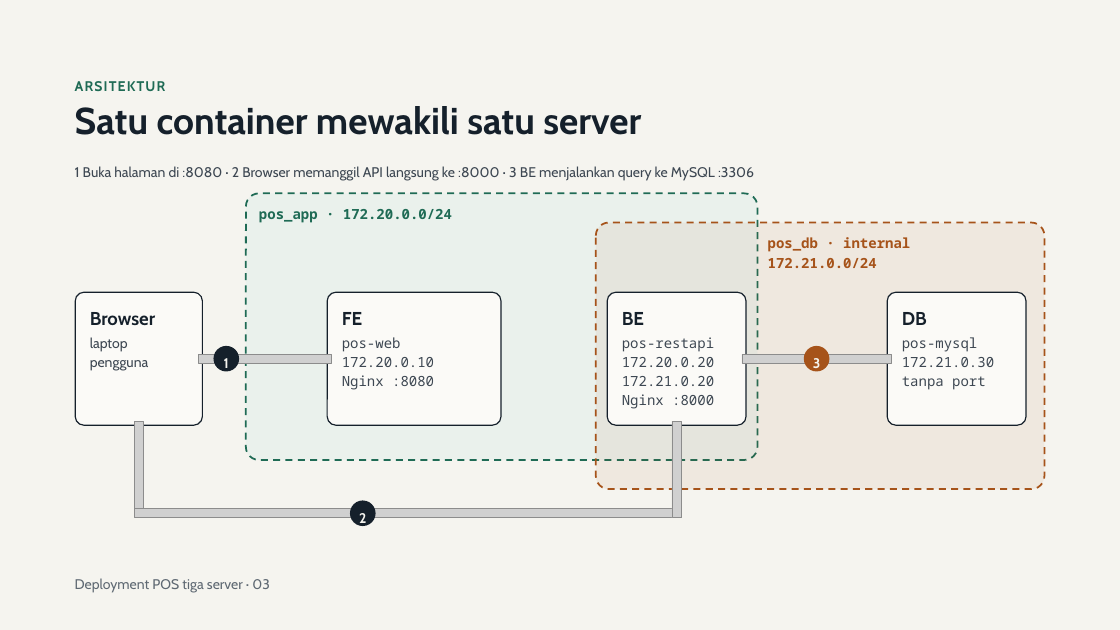
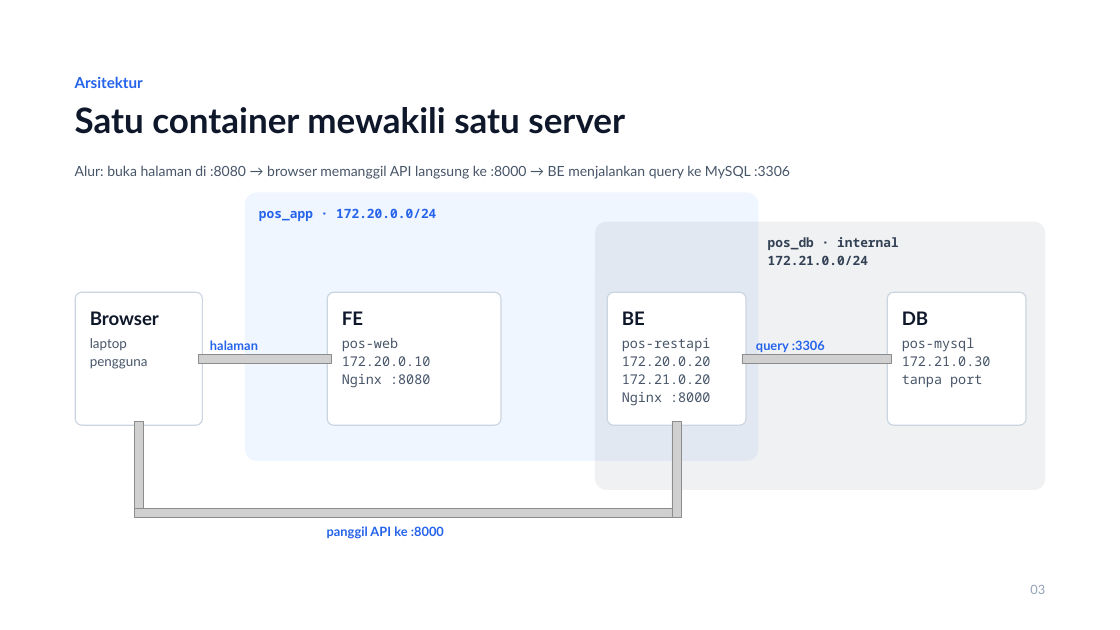
Before and after one commit to JonathanZefanya/Point-Of-Sale, a slide deck: slide 3 of Deployment POS Tiga Server.pptx. Drawn at 1120x630 pixels with LibreOffice and Linux fonts; fonts in the diff are those of the drawing; grey boxes stand for pictures. Boxes give left, top, right and bottom in pixels: in the first picture for what was removed or moved away, otherwise in the second. Text is boxed around its words. In the diff, an @@ line names an element or a change of style, - is before the commit and + after.

```diff
--- a/Deployment POS Tiga Server.pptx
+++ b/Deployment POS Tiga Server.pptx
@@ background #F5F4EF to #FFFFFF @@
@@ text at box(75, 76, 143, 88): text changed; size 12 to 13 pt; font Cabin to Lato; text colour #1F6B55 to #2563EB @@
-ARSITEKTUR
+Arsitektur
@@ title "Satu container mewakili satu server" at box(75, 107, 625, 134): size 32 to 30 pt, font Cabin to Lato, text colour #15202B to #0F172A; line spacing 35.2pt to 34.5pt @@
@@ text at box(75, 165, 790, 179): text changed; font Cabin to Lato; text colour #3D4752 to #475569 @@
-1 Buka halaman di :8080 · 2 Browser memanggil API langsung ke :8000 · 3 BE menjalankan query ke MySQL :3306
+Alur: buka halaman di :8080 → browser memanggil API langsung ke :8000 → BE menjalankan query ke MySQL :3306
@@ rounded rectangle at box(245, 192, 759, 460): fill #EAF1EC to #EFF6FF; outline #1F6B55 1.5 pt dashed to none; proportions changed @@
@@ text "pos_app · 172.20.0.0/24" at box(259, 208, 436, 221): size 12 to 11 pt, text colour #1F6B55 to #2563EB; line spacing 16.8pt to 15.4pt @@
@@ rounded rectangle at box(595, 222, 1045, 490): fill #A6531A at 7% opacity to #0F172A at 6% opacity; outline #A6531A 1.5 pt dashed to none; proportions changed @@
@@ text "pos_db · internal" at box(768, 237, 899, 265): size 12 to 11 pt, text colour #A6531A to #334155; line spacing 16.8pt to 15.4pt @@
@@ fill #FBFAF7 to #FFFFFF; outline #15202B 1 pt to #CBD5E1 1 pt; proportions changed in 4 elements at box(76, 292, 202, 425), box(328, 292, 502, 425), box(607, 292, 746, 425), box(887, 292, 1026, 425) @@
@@ text "Browser" at box(90, 311, 159, 325): font Cabin to Lato, text colour #15202B to #0F172A @@
@@ text "DB" at box(902, 311, 928, 325): font Cabin to Lato, text colour #15202B to #0F172A @@
@@ text "laptop" at box(90, 338, 148, 369): size 12 to 11.5 pt, font Cabin to Lato, text colour #3D4752 to #475569; line spacing 16.2pt to 15.5pt @@
@@ text added at box(210, 340, 258, 350), 11 pt, text #2563EB, bold @@
+halaman
@@ freeform shape removed at box(213, 346, 239, 371) @@
-1
@@ size 12 to 11.5 pt, text colour #3D4752 to #475569; line spacing 16.2pt to 15.5pt in 3 elements at box(342, 338, 431, 388), box(902, 338, 991, 388), box(622, 338, 711, 406) @@
@@ text added at box(756, 340, 825, 352), 11 pt, text #2563EB, bold @@
+query :3306
@@ freeform shape removed at box(804, 346, 830, 371) @@
-3
@@ freeform shape removed at box(350, 501, 376, 526) @@
-2
@@ text added at box(327, 526, 444, 539), 11 pt, text #2563EB, bold @@
+panggil API ke :8000
@@ text at box(1030, 585, 1045, 594): text changed; size 12 to 11 pt; font Cabin to Lato; text colour #5F6973 to #94A3B8 @@
-Deployment POS tiga server · 03
+03
```
Also in this commit, not shown: 14 other slides changed, 2 other files.
